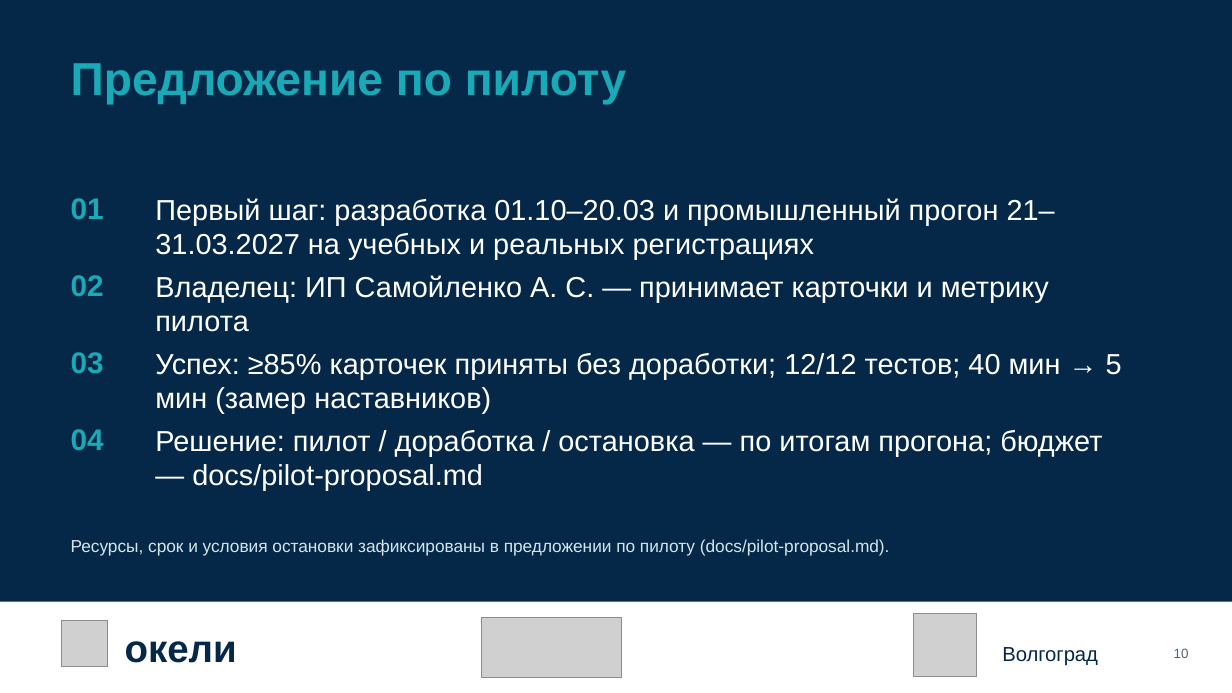
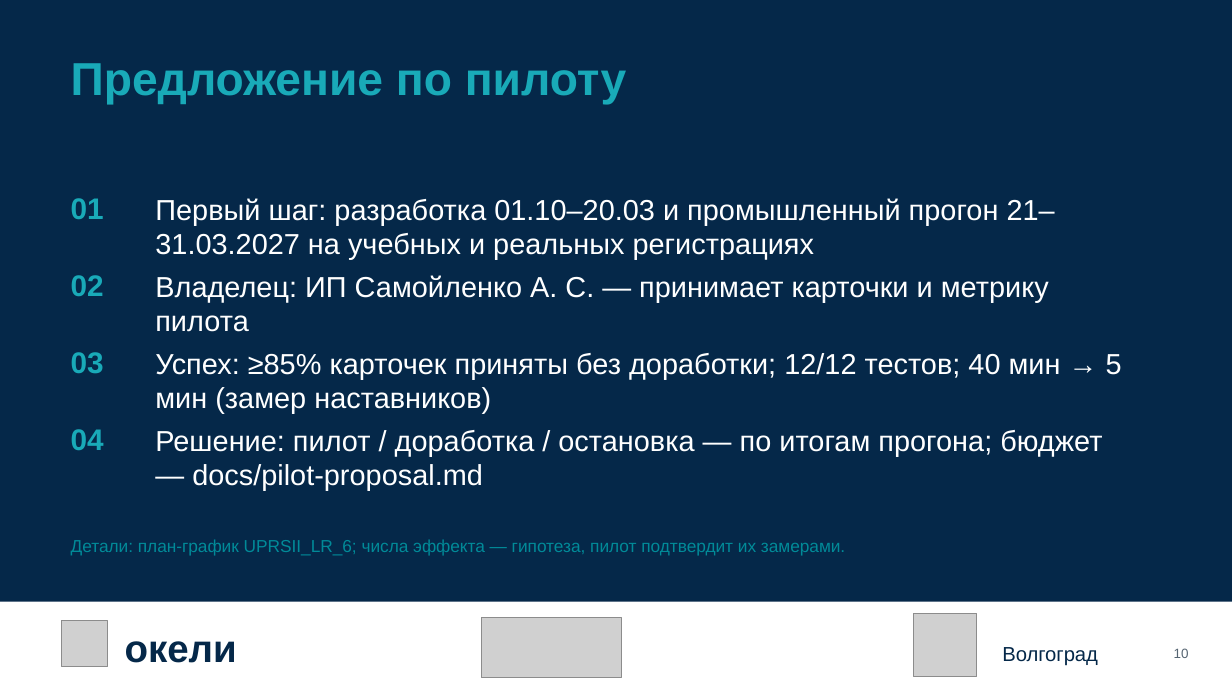
Before and after one commit to KaDyK736/FinikTeam-FB01, a slide deck: slide 11 of Презентация_Finik_FB01_по_шаблону.pptx (slide 10 before the commit). Drawn at 1232x693 pixels with LibreOffice and Linux fonts; fonts in the diff are those of the drawing; grey boxes stand for pictures. Boxes give left, top, right and bottom in pixels: in the first picture for what was removed or moved away, otherwise in the second. Text is boxed around its words. In the diff, an @@ line names an element or a change of style, - is before the commit and + after.

```diff
--- a/Презентация_Finik_FB01_по_шаблону.pptx
+++ b/Презентация_Finik_FB01_по_шаблону.pptx
@@ text at [71, 539, 845, 556]: text changed; text colour #D4E5EA to #018A98 @@
-Ресурсы, срок и условия остановки зафиксированы в предложении по пилоту (docs/pilot-proposal.md).
+Детали: план-график UPRSII_LR_6; числа эффекта — гипотеза, пилот подтвердит их замерами.
```
Also in this commit, not shown: 7 other slides changed, 2 slides added, 2 slides removed.
